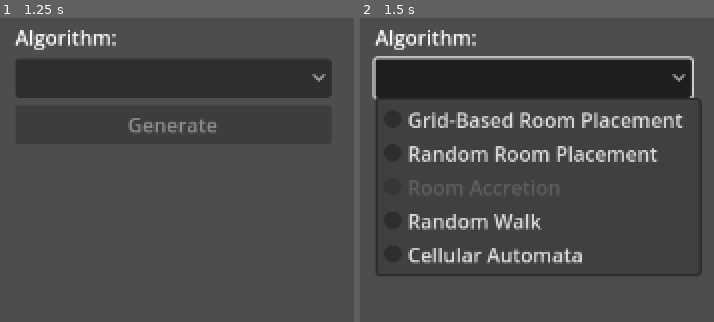
Above: before the commit, frames 1-2 (left to right).
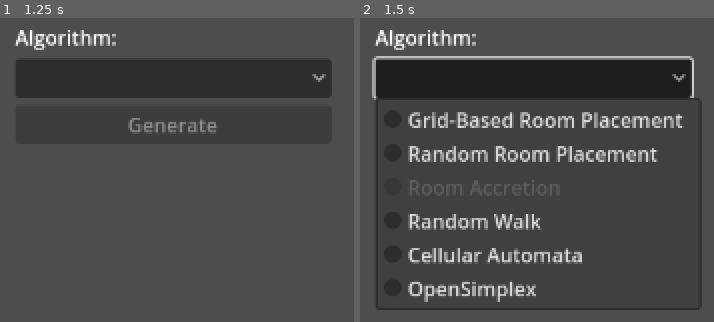
Above: after the commit, the same moments.

Repository: klistwan/COMP4121
Game: Godot game, scene res://src/main.tscn
Same seed, same stepped clock (60 frames per second), same inputs: the game is played once before the commit and once after it.
Inputs (mouse positions are in pixels of both pictures, inside the frame that each line leads up to):
- Up to frame 1 (1.25 s): tap Enter at 0.5 s
- Up to frame 2 (1.5 s): click (533, 78) at 1.25 s

Frame 1 is identical in both runs. In frame 2, 1.8% of the frame differs, in the area x 4-97%, y 84-97%.

Commit message:
Add simplex noise algorithm

Diff:
--- /dev/null
+++ b/assets/definitions/tiles/evergreen_tree.tres
@@ -0,0 +1,16 @@
+[gd_resource type="Resource" script_class="TileDefinition" load_steps=4 format=3 uid="uid://b3rrch6vfg8ix"]
+
+[ext_resource type="Script" path="res://src/map/tile_definition.gd" id="1_lku1p"]
+[ext_resource type="Texture2D" uid="uid://byyfnglubb6w0" path="res://assets/scroll-o-sprites.png" id="2_b876p"]
+
+[sub_resource type="AtlasTexture" id="AtlasTexture_82fyg"]
+atlas = ExtResource("2_b876p")
+region = Rect2(96, 544, 16, 16)
+
+[resource]
+script = ExtResource("1_lku1p")
+texture = SubResource("AtlasTexture_82fyg")
+color_lit = Color(1, 1, 1, 1)
+color_dark = Color(1, 1, 1, 1)
+is_walkable = true
+is_transparent = true
--- /dev/null
+++ b/assets/definitions/tiles/water.tres
@@ -0,0 +1,16 @@
+[gd_resource type="Resource" script_class="TileDefinition" load_steps=4 format=3 uid="uid://bdajg8uktai00"]
+
+[ext_resource type="Script" path="res://src/map/tile_definition.gd" id="1_3xews"]
+[ext_resource type="Texture2D" uid="uid://byyfnglubb6w0" path="res://assets/scroll-o-sprites.png" id="2_7b4tc"]
+
+[sub_resource type="AtlasTexture" id="AtlasTexture_onege"]
+atlas = ExtResource("2_7b4tc")
+region = Rect2(128, 544, 16, 16)
+
+[resource]
+script = ExtResource("1_3xews")
+texture = SubResource("AtlasTexture_onege")
+color_lit = Color(1, 1, 1, 1)
+color_dark = Color(1, 1, 1, 1)
+is_walkable = true
+is_transparent = true
--- a/src/gui.gd
+++ b/src/gui.gd
@@ -9,14 +9,15 @@
 	2: "res://src/map/algorithms/room_accretion.gd",
 	3: "res://src/map/algorithms/random_walk.gd",
 	4: "res://src/map/algorithms/cellular_automata.gd",
+	5: "res://src/map/algorithms/open_simplex.gd",
 }
 
 @onready var generate_button: Button = $CenterContainer/VBoxContainer/Generate
 
 
 func _on_generate_pressed() -> void:
+	generate_button.disabled = true
 	generate_button_pressed.emit(algorithms[selected_item_index])
-	generate_button.disabled = true
 
 
 func _on_algorithm_options_item_selected(index: int) -> void:
--- a/src/gui.tscn
+++ b/src/gui.tscn
@@ -29,7 +29,7 @@
 
 [node name="AlgorithmOptions" type="OptionButton" parent="CenterContainer/VBoxContainer"]
 layout_mode = 2
-item_count = 5
+item_count = 6
 popup/item_0/text = "Grid-Based Room Placement"
 popup/item_0/id = 1
 popup/item_1/text = "Random Room Placement"
@@ -41,6 +41,8 @@
 popup/item_3/id = 3
 popup/item_4/text = "Cellular Automata"
 popup/item_4/id = 4
+popup/item_5/text = "OpenSimplex"
+popup/item_5/id = 5
 
 [node name="Generate" type="Button" parent="CenterContainer/VBoxContainer"]
 layout_mode = 2
--- /dev/null
+++ b/src/map/algorithms/open_simplex.gd
@@ -0,0 +1,58 @@
+class_name OpenSimplex
+extends Node
+
+signal finished
+
+@export_category("Map Dimensions")
+@export var map_width: int = 45
+@export var map_height: int = 45
+
+@export_category("Algorithm Parameters")
+# Determines the strength of each subsequent layer of noise in fractal noise.
+# A low value places more emphasis on the lower frequency base layers,
+# while a high value puts more emphasis on the higher frequency layers.
+@export var fractal_gain: float = 0.5  # Default of 0.5.
+
+# Frequency multiplier between subsequent octaves.
+# Increasing this value results in higher octaves producing noise with finer details and a rougher appearance.
+@export var fractal_lacunarity: float = 2.0  # Default of 2.0.
+
+# The number of noise layers that are sampled to get the final value for fractal noise types.
+@export var fractal_octaves: int = 5  # Default of 5.
+
+# Higher weighting means higher octaves have less impact if lower octaves have a large impact.
+@export var fractal_weighted_strength: float = 0.0  # Default of 0.0.
+
+# The frequency for all noise types.
+# Low frequency results in smooth noise while high frequency results in rougher, more granular noise.
+@export var frequency: float = 0.05  # Default of 0.01.
+
+var noise = FastNoiseLite.new()
+var _rng := RandomNumberGenerator.new()
+
+
+func _ready() -> void:
+	_rng.randomize()
+	noise.seed = _rng.randi()
+	noise.fractal_gain = fractal_gain
+	noise.fractal_lacunarity = fractal_lacunarity
+	noise.fractal_octaves = fractal_octaves
+	noise.frequency = frequency
+	print_debug("_rng.seed=", _rng.seed)
+
+
+func generate_dungeon(tile_map: TileMap) -> MapData:
+	var dungeon := MapData.new(map_width, map_height)
+	tile_map.update(dungeon)
+
+	for x in range(map_width):
+		for y in range(map_height):
+			var noise_2d: float = noise.get_noise_2d(x, y)
+			if noise_2d > 0:
+				dungeon.get_tile(Vector2i(x, y)).set_tile_type(dungeon.TILE_TYPES.evergreen_tree)
+			else:
+				dungeon.get_tile(Vector2i(x, y)).set_tile_type(dungeon.TILE_TYPES.water)
+	tile_map.update(dungeon)
+
+	finished.emit()
+	return dungeon
--- a/src/map/map_data.gd
+++ b/src/map/map_data.gd
@@ -7,6 +7,8 @@
 	"floor": preload("res://assets/definitions/tiles/floor.tres"),
 	"wall": preload("res://assets/definitions/tiles/wall.tres"),
 	"door": preload("res://assets/definitions/tiles/door.tres"),
+	"evergreen_tree": preload("res://assets/definitions/tiles/evergreen_tree.tres"),
+	"water": preload("res://assets/definitions/tiles/water.tres"),
 }
 
 var width: int
